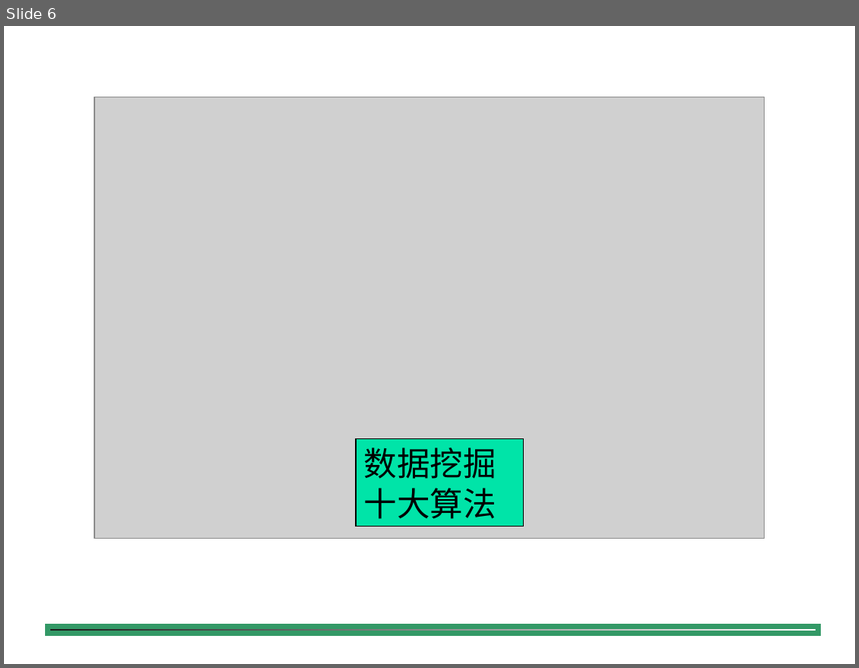
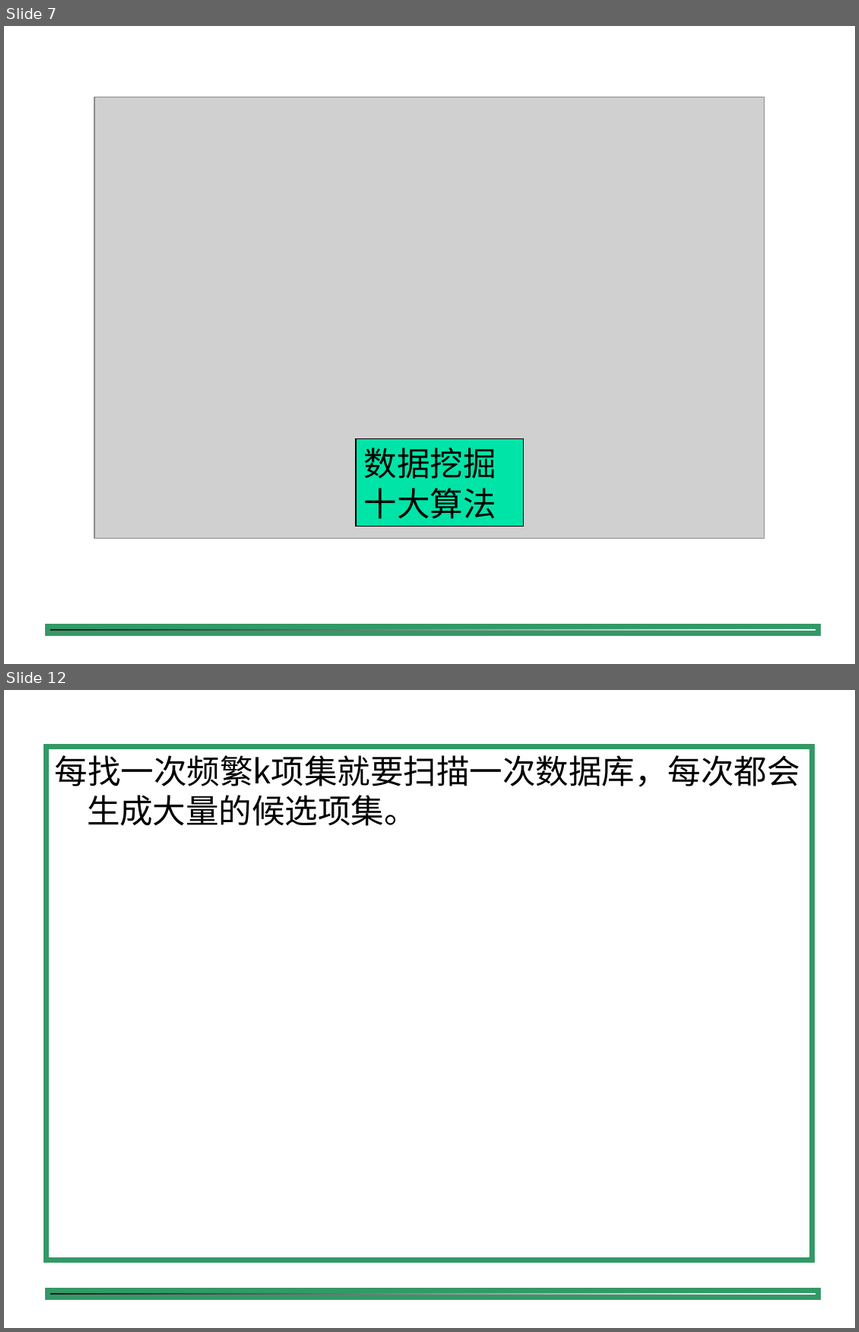
Before and after one commit to shfkuang/shfkuang.github.io, a slide deck: dm2019/fuxi.ppt. Shown one above the other, each under a label of ours: slide 6 before the commit, slides 7 and 12 after it; the slides between them are not shown. The pictures are 859x668 and 859x1332 pixels, drawn with LibreOffice and Linux fonts; fonts in the diff are those of the drawing; grey boxes stand for pictures; background and template pictures are left out. Boxes give left, top, right and bottom in pixels: in the first picture for what was removed or moved away, otherwise in the second. Text is boxed around its words. In the diff, an @@ line names an element or a change of style, - is before the commit and + after.

```diff
--- a/dm2019/fuxi.ppt
+++ b/dm2019/fuxi.ppt
@@ slide 12 added at box(4, 690, 855, 1328), background #FFFFFF; not listed: 1 template element that a slide beside it also shows @@
@@ rectangle added at box(47, 747, 813, 1260), outline #339966 4.51 pt, 28 pt, text #000000 @@
+每找一次频繁k项集就要扫描一次数据库，每次都会生成大量的候选项集。
@@ what was slide 6 is now slide 7 @@
```
Also in this commit, not shown: 2 slides changed, 41 other slides added, 4 other files.
